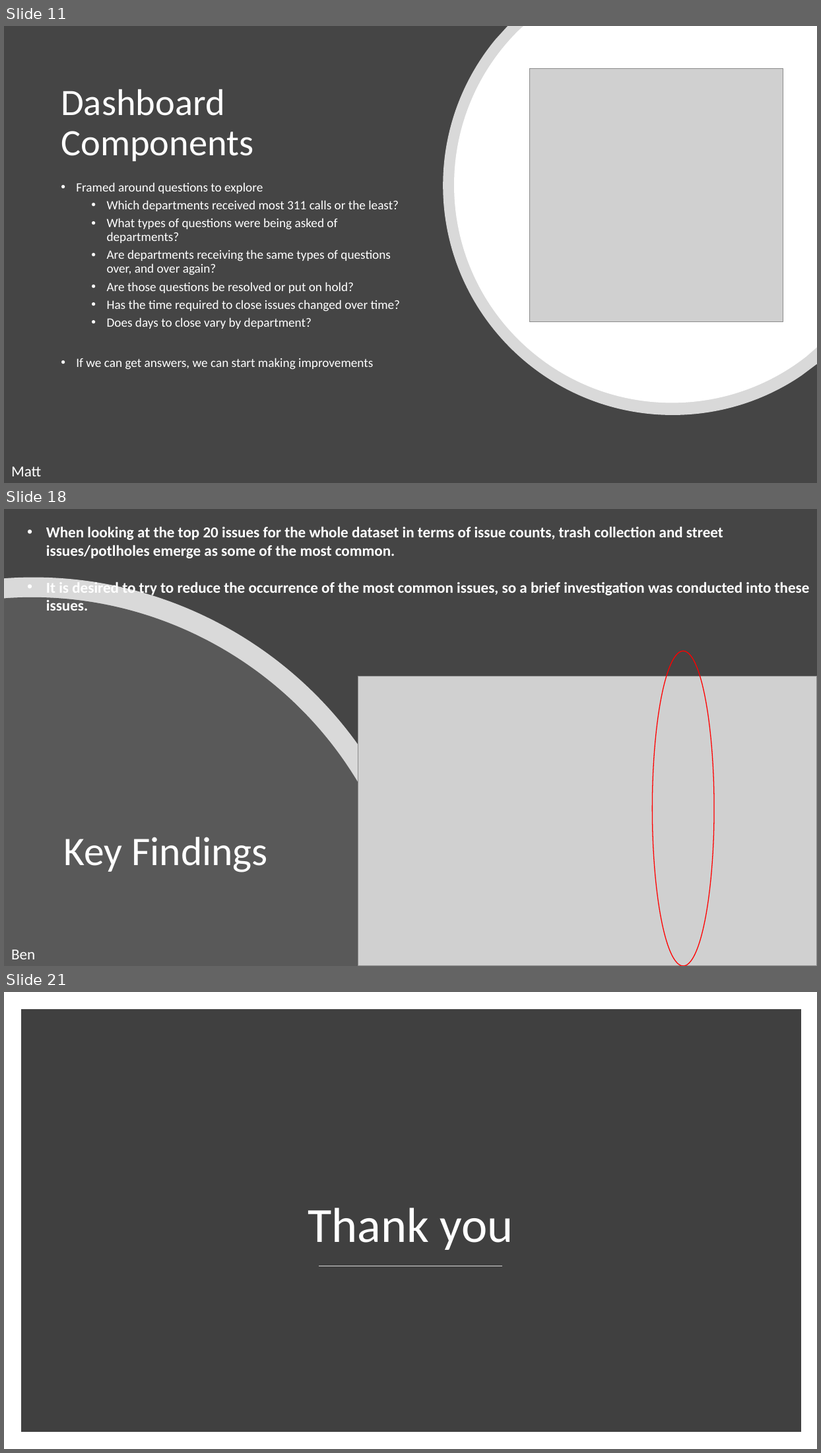
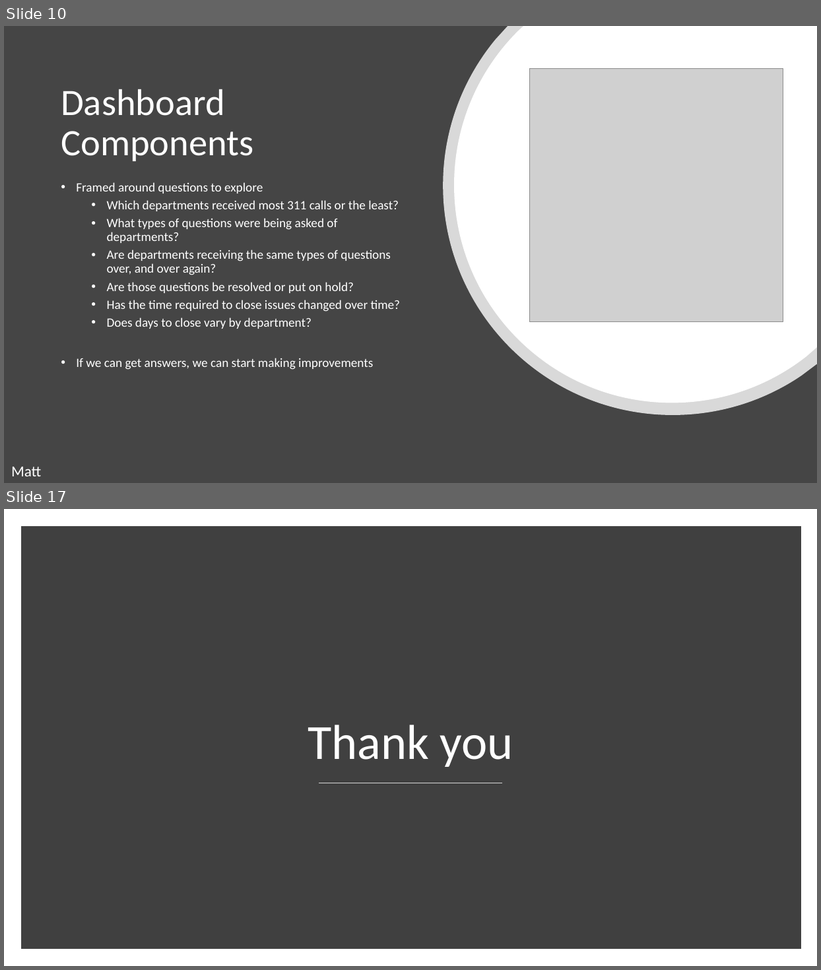
Before and after one commit to Sasmita28/city-service, a slide deck: BootcampProject2Presentation.pptx. Shown one above the other, each under a label of ours: slides 11, 18 and 21 before the commit, slides 10 and 17 after it; the slides between them are not shown. The pictures are 821x1453 and 821x970 pixels, drawn with LibreOffice and Linux fonts; fonts in the diff are those of the drawing; grey boxes stand for pictures. Boxes give left, top, right and bottom in pixels: in the first picture for what was removed or moved away, otherwise in the second. Text is boxed around its words. In the diff, an @@ line names an element or a change of style, - is before the commit and + after.

```diff
--- a/BootcampProject2Presentation.pptx
+++ b/BootcampProject2Presentation.pptx
@@ slide 18 removed at box(4, 509, 817, 966), background #454545 @@
@@ text removed at box(46, 527, 810, 611) @@
-• When looking at the top 20 issues for the whole dataset in terms of issue counts, trash collection and street issues/potlholes emerge as some of the most common.
-• It is desired to try to reduce the occurrence of the most common issues, so a brief investigation was conducted into these issues.
@@ freeform shape removed at box(4, 578, 432, 966) @@
@@ freeform shape removed at box(4, 597, 411, 966) @@
@@ ellipse removed at box(652, 651, 714, 966) @@
@@ picture removed at box(358, 676, 817, 966) @@
@@ title removed at box(64, 837, 268, 873) @@
-Key Findings
@@ text removed at box(11, 950, 35, 960) @@
-Ben
@@ what was slide 11 is now slide 10 @@
@@ what was slide 21 is now slide 17 @@
```
Also in this commit, not shown: 11 slides changed, 3 other slides removed, 8 other files.
